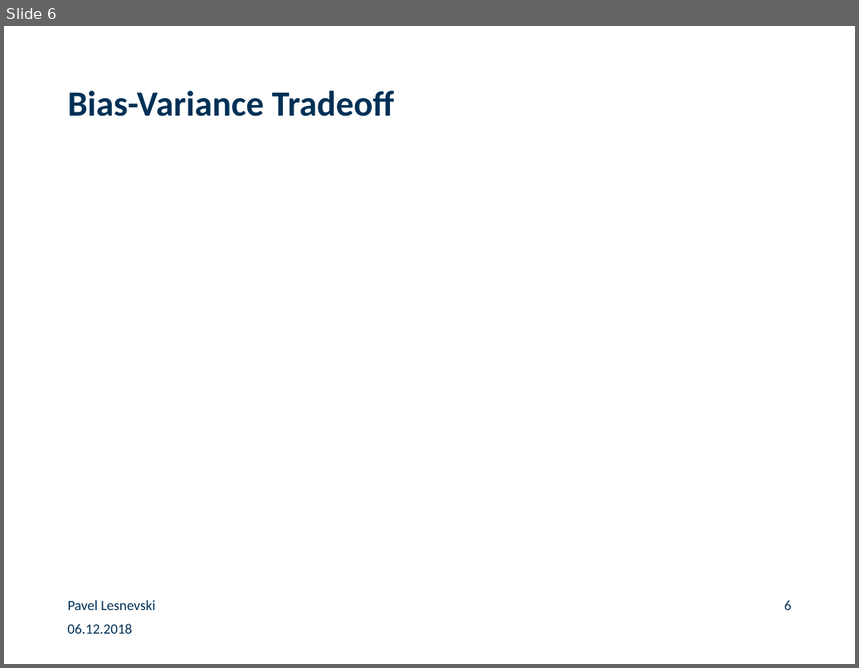
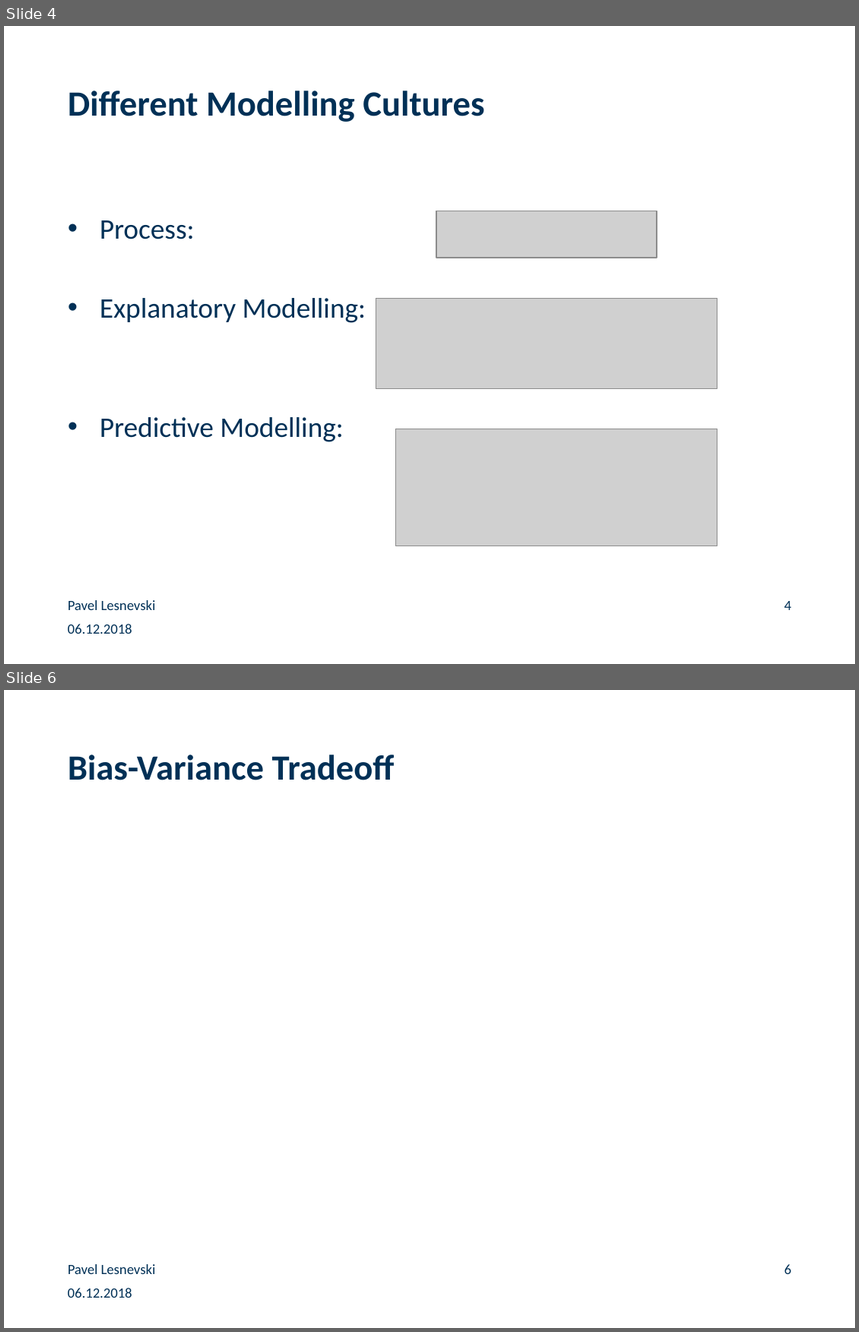
Before and after one commit to paveles/Machine_Learning_and_Equity_Index_Returns, a slide deck: _presentation/MachineLearning_StockMarketReturns.pptx. Shown one above the other, each under a label of ours: slide 6 before the commit, slides 4 and 6 after it; the slides between them are not shown. The pictures are 859x668 and 859x1332 pixels, drawn with LibreOffice and Linux fonts; fonts in the diff are those of the drawing; grey boxes stand for pictures; background and template pictures are left out. Boxes give left, top, right and bottom in pixels: in the first picture for what was removed or moved away, otherwise in the second. Text is boxed around its words. In the diff, an @@ line names an element or a change of style, - is before the commit and + after.

```diff
--- a/_presentation/MachineLearning_StockMarketReturns.pptx
+++ b/_presentation/MachineLearning_StockMarketReturns.pptx
@@ slide 4 added at (x1=4, y1=26, x2=855, y2=664), background #FFFFFF @@
@@ title added at (x1=68, y1=91, x2=484, y2=122), 30 pt, text #003056, bold @@
+Different Modelling Cultures
@@ text added at (x1=100, y1=221, x2=367, y2=442), 24 pt, text #003056 @@
+• Process:
+• Explanatory Modelling:
+• Predictive Modelling:
@@ picture added at (x1=436, y1=211, x2=657, y2=259) @@
@@ picture added at (x1=376, y1=298, x2=718, y2=389) @@
@@ picture added at (x1=395, y1=429, x2=718, y2=546) @@
@@ text added at (x1=68, y1=601, x2=156, y2=610), 12 pt, text #003056 @@
+Pavel Lesnevski
@@ page number added at (x1=785, y1=601, x2=791, y2=610), 12 pt, text #003056 @@
+4
@@ text added at (x1=68, y1=624, x2=132, y2=634), 12 pt, text #003056 @@
+06.12.2018
```
Also in this commit, not shown: 8 slides changed, 11 other slides added, 4 slides removed, 3 other files.
